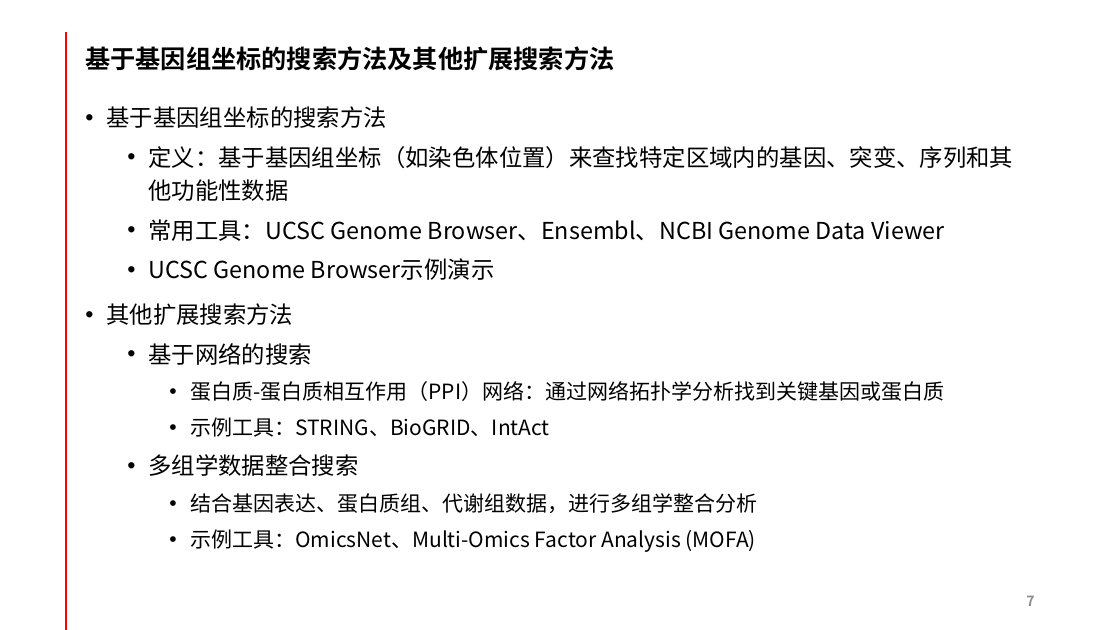
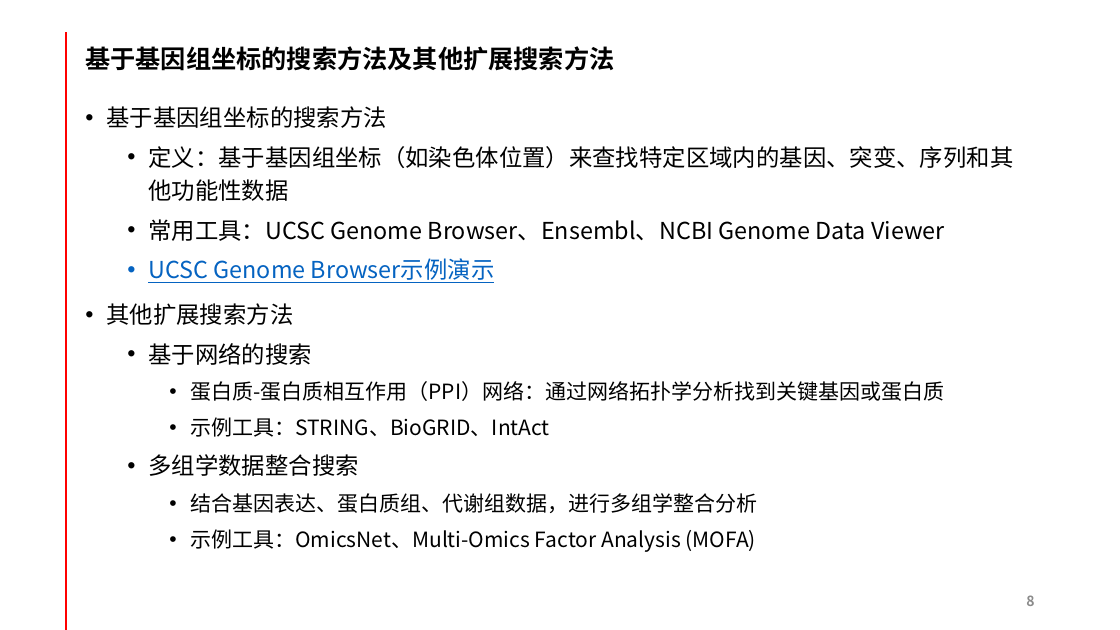
Before and after one commit to yanlinlin82/share, a slide deck: slide 8 of 颜林林-生物信息学中的信息搜索方法-20240909.pptx (slide 7 before the commit). Drawn at 1120x630 pixels with LibreOffice and Linux fonts; fonts in the diff are those of the drawing. Boxes give left, top, right and bottom in pixels: in the first picture for what was removed or moved away, otherwise in the second. Text is boxed around its words. In the diff, an @@ line names an element or a change of style, - is before the commit and + after.

```diff
--- a/颜林林-生物信息学中的信息搜索方法-20240909.pptx
+++ b/颜林林-生物信息学中的信息搜索方法-20240909.pptx
@@ text at [148, 258, 494, 283]: text colour #000000 to #0563C1, underline on in "UCSC Genome Browser示例演示" @@
@@ page number at [1026, 595, 1034, 606]: text changed @@
-7
+8
```
Also in this commit, not shown: 7 other slides changed, 1 slide added.
